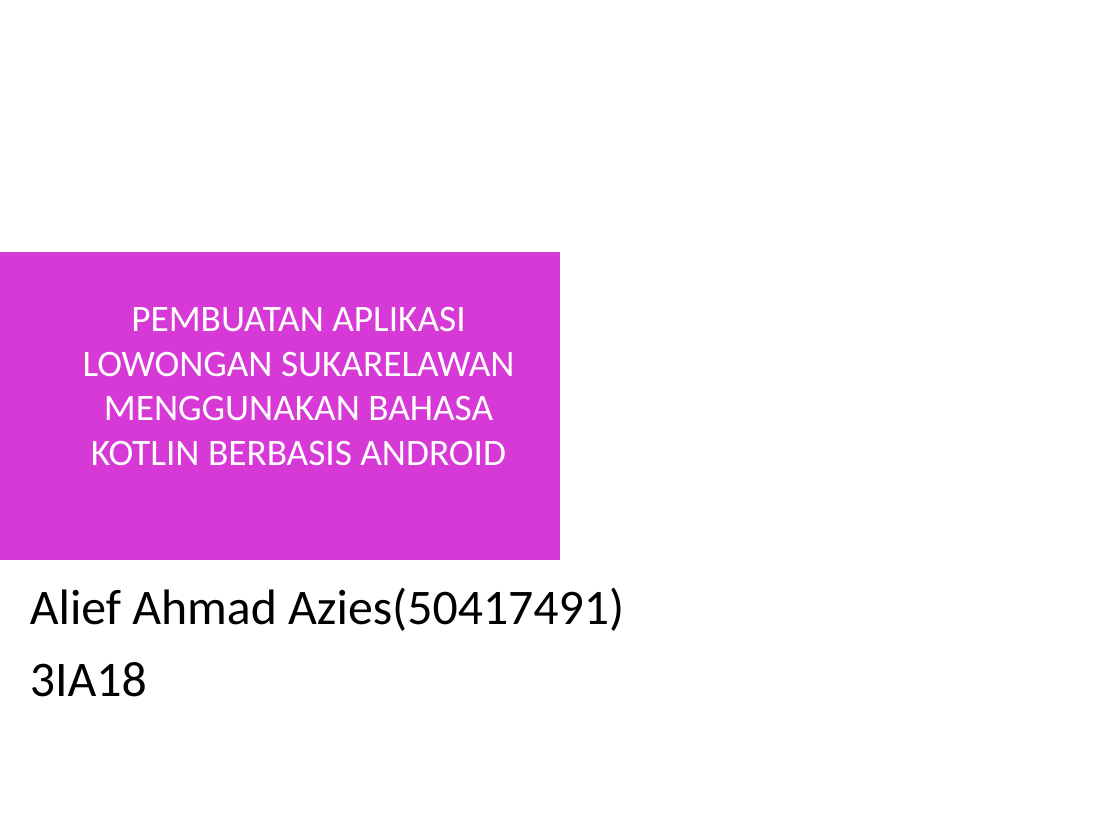
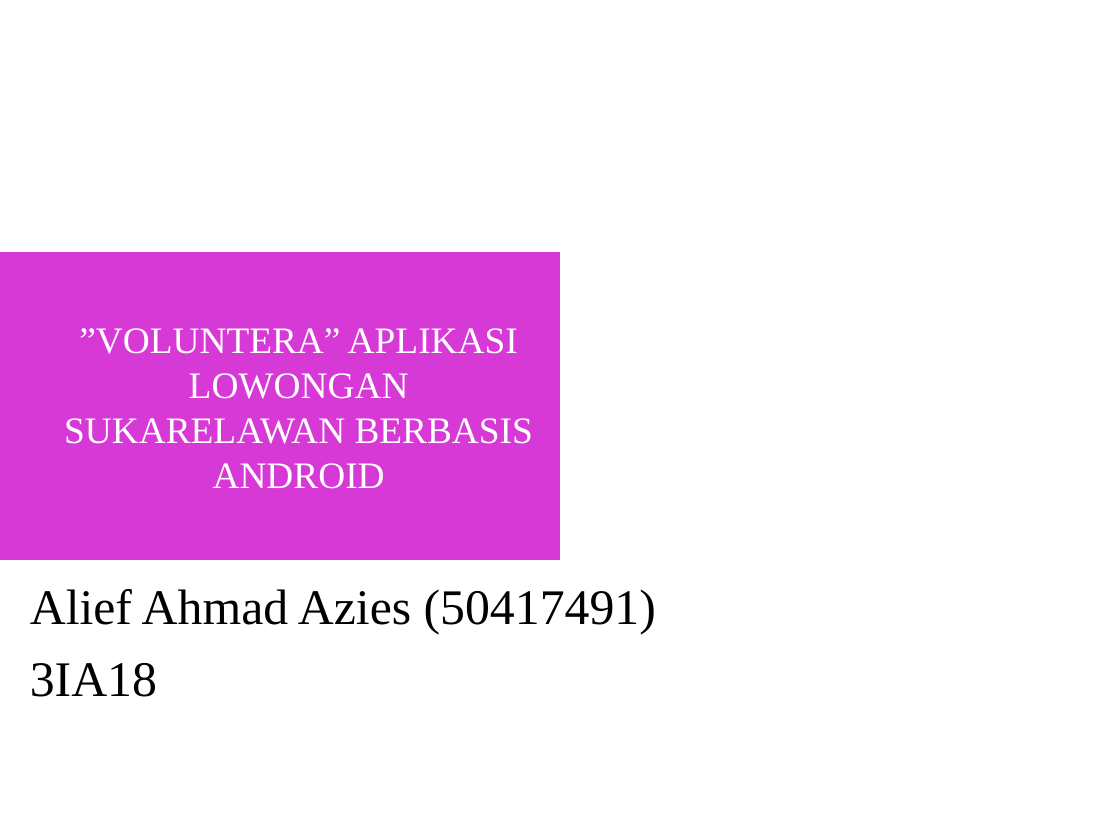
Before and after one commit to Alahaz/Penulisan-Ilmiah, a slide deck: slide 1 of Lain-lain/10106195_Slide_Presentasi.ppt. Drawn at 1120x840 pixels with LibreOffice and Linux fonts; fonts in the diff are those of the drawing; background and template pictures are left out. Boxes give left, top, right and bottom in pixels: in the first picture for what was removed or moved away, otherwise in the second. Text is boxed around its words. In the diff, an @@ line names an element or a change of style, - is before the commit and + after.

```diff
--- a/Lain-lain/10106195_Slide_Presentasi.ppt
+++ b/Lain-lain/10106195_Slide_Presentasi.ppt
@@ title at (x1=64, y1=328, x2=533, y2=489): text changed; font Calibri to Times New Roman @@
-PEMBUATAN APLIKASI LOWONGAN SUKARELAWAN MENGGUNAKAN BAHASA KOTLIN BERBASIS ANDROID
+”VOLUNTERA” APLIKASI LOWONGAN SUKARELAWAN BERBASIS ANDROID
@@ subtitle at (x1=30, y1=589, x2=656, y2=634): text changed; font Calibri to Times New Roman @@
-Alief Ahmad Azies(50417491)
+Alief Ahmad Azies (50417491)
@@ subtitle at (x1=30, y1=663, x2=157, y2=697): font Calibri to Times New Roman in "3IA18" @@
```
Also in this commit, not shown: 4 other slides changed, 6 slides added, 1 slide removed, 3 other files.
